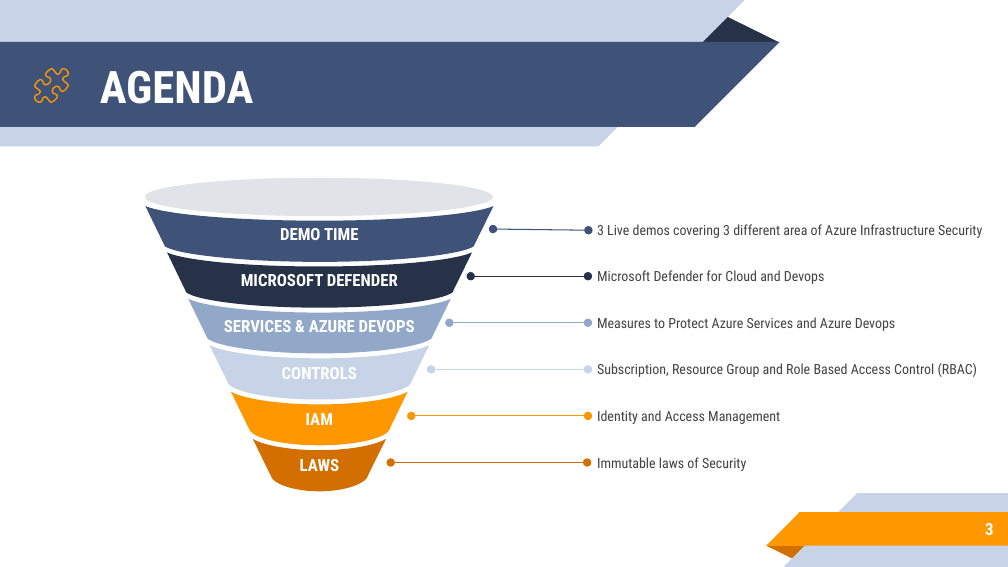
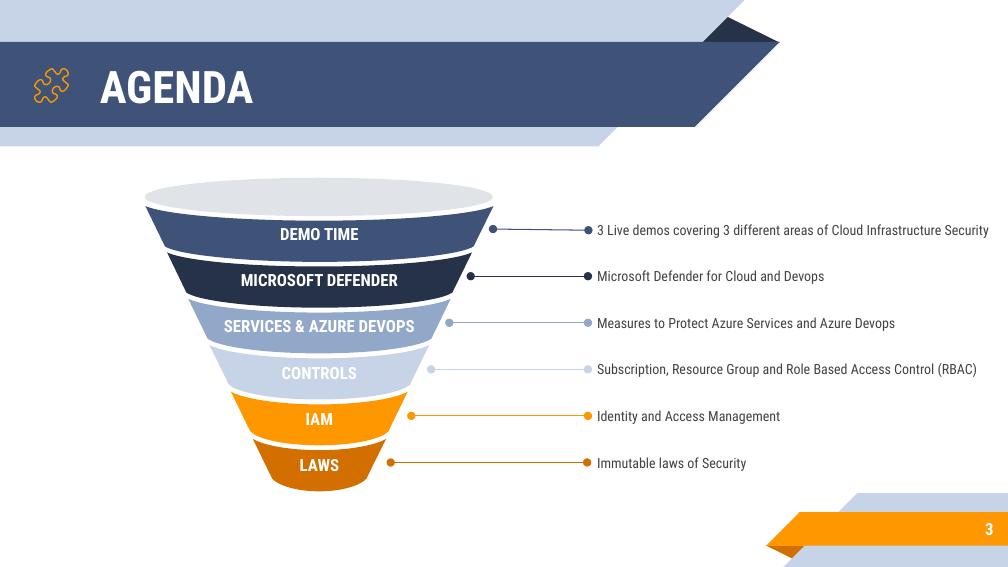
Before and after one commit to arindam0310018/28-April-2023-DevOps__Microsoft-Ireland-Presentation-Azure-Infrastructure-Security, a slide deck: slide 3 of 01-Presentation/MS-Ireland-Presentation__Infrastructure-Security-Using-Azure-Devops__Arindam-Mitra.pptx. Drawn at 1008x567 pixels with LibreOffice and Linux fonts; fonts in the diff are those of the drawing. Boxes give left, top, right and bottom in pixels: in the first picture for what was removed or moved away, otherwise in the second. Text is boxed around its words. In the diff, an @@ line names an element or a change of style, - is before the commit and + after.

```diff
--- a/01-Presentation/MS-Ireland-Presentation__Infrastructure-Security-Using-Azure-Devops__Arindam-Mitra.pptx
+++ b/01-Presentation/MS-Ireland-Presentation__Infrastructure-Security-Using-Azure-Devops__Arindam-Mitra.pptx
@@ text at box(597, 224, 989, 238): text changed @@
-3 Live demos covering 3 different area of Azure Infrastructure Security
+3 Live demos covering 3 different areas of Cloud Infrastructure Security
```
Also in this commit, not shown: 1 other slide changed.
